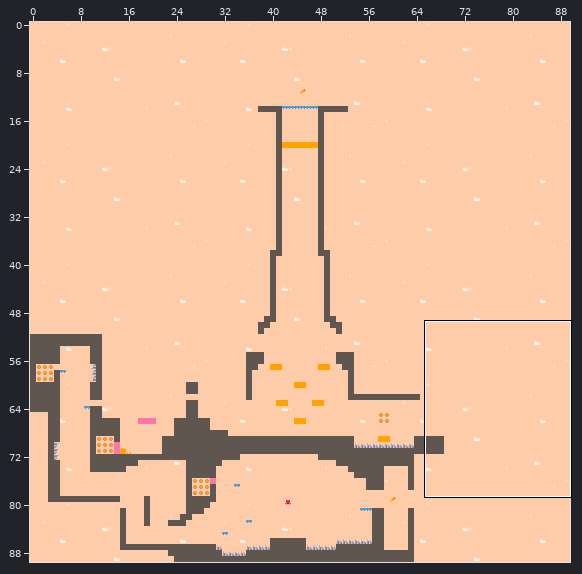
One commit to this Tiled map: assets/openLevel.tmx. The picture above shows the old version from afar; the outline marks the close-up.
Close-up. Old version:
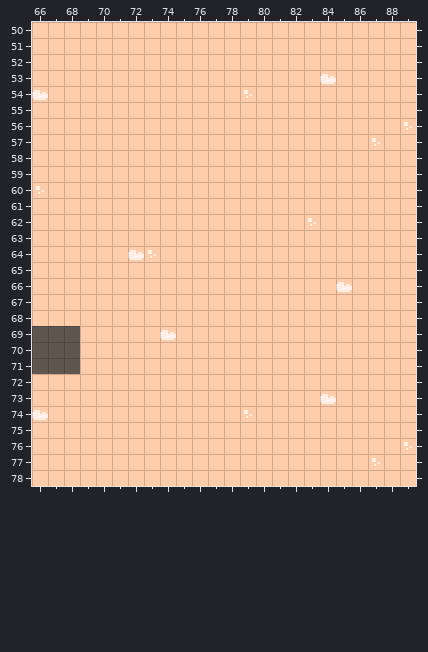
Cells are 8x8 px. Shown: x 66..89, y 50..78. The commit also changed other parts of the map, which this record leaves out.
After:
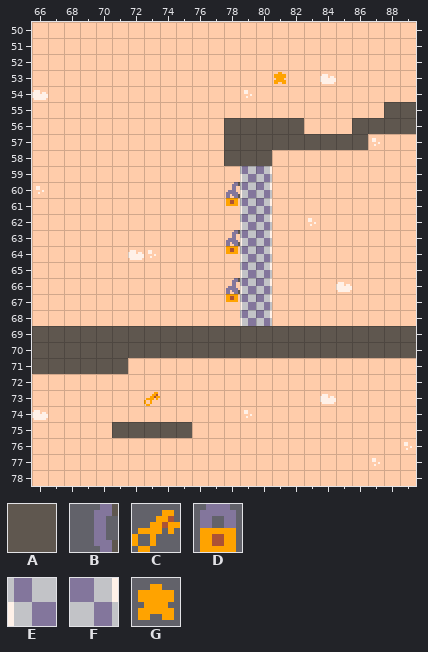
Key: from "Pico-8-Platformer": A 2, B 45 turned 90, C 66, D 67, E 76 turned 270, F 76 turned 90, G 147.
_ is an empty cell.
Objects are placed by their top-left corner, in cells (3,4 is the top-left corner of cell 3,4); size is 1x1 cell unless given.
Tiles of an added or newly shown layer are drawn over the layers below it.
What changed:
Layer "Terrain":
y 55: x 88..89 __ -> AA
y 56: x 78..82 _____ -> AAAAA; x 86..89 ____ -> AAAA
y 57: x 78..86 _________ -> AAAAAAAAA
y 58: x 78..80 ___ -> AAA
y 69..70: x 69..89 _____________________ -> AAAAAAAAAAAAAAAAAAAAA
y 71: x 69..71 ___ -> AAA
y 75: x 71..75 _____ -> AAAAA
Layer "Key Door" (added):
y 59: x 79..80 __ -> EF
y 60: x 78..80 ___ -> BEF
y 61..62: x 79..80 __ -> EF
y 63: x 78..80 ___ -> BEF
y 64..65: x 79..80 __ -> EF
y 66: x 78..80 ___ -> BEF
y 67..68: x 79..80 __ -> EF
Layer "Objects":
added: G "DashPickup" at 81,53
added: D "KeyLock3" at 78,60.5
added: D "KeyLock2" at 78,63.5
added: D "KeyLock1" at 78,66.5
added: C "Key1" at 73,73
Pixel boxes of the changes (left, top, right, bottom) in both close-ups:
added: (274, 72, 286, 84)
added: (80, 102, 416, 374)
added: (144, 392, 160, 406)
added: (112, 422, 192, 438)
